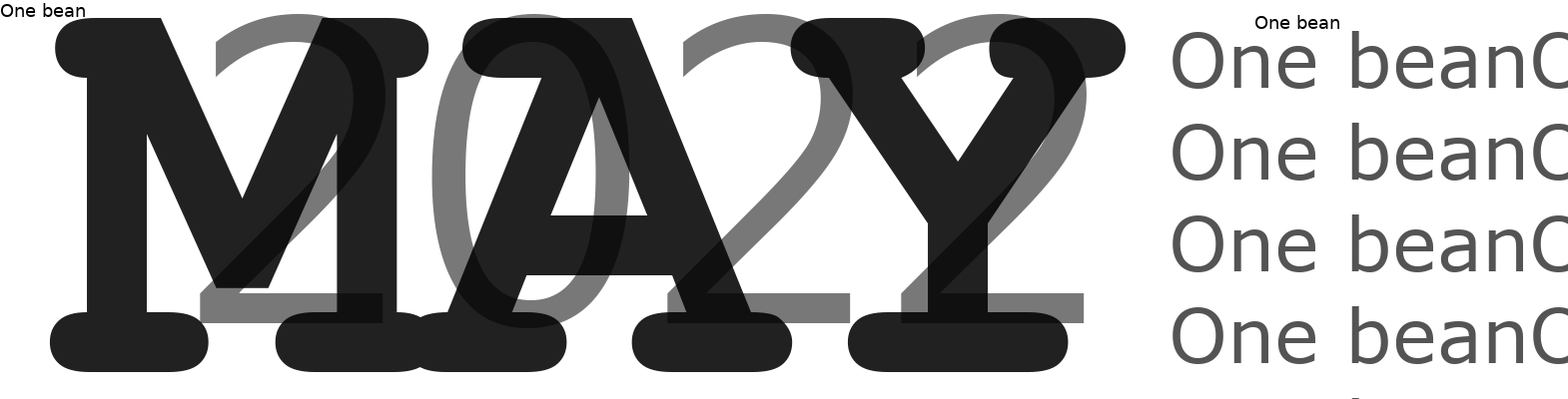
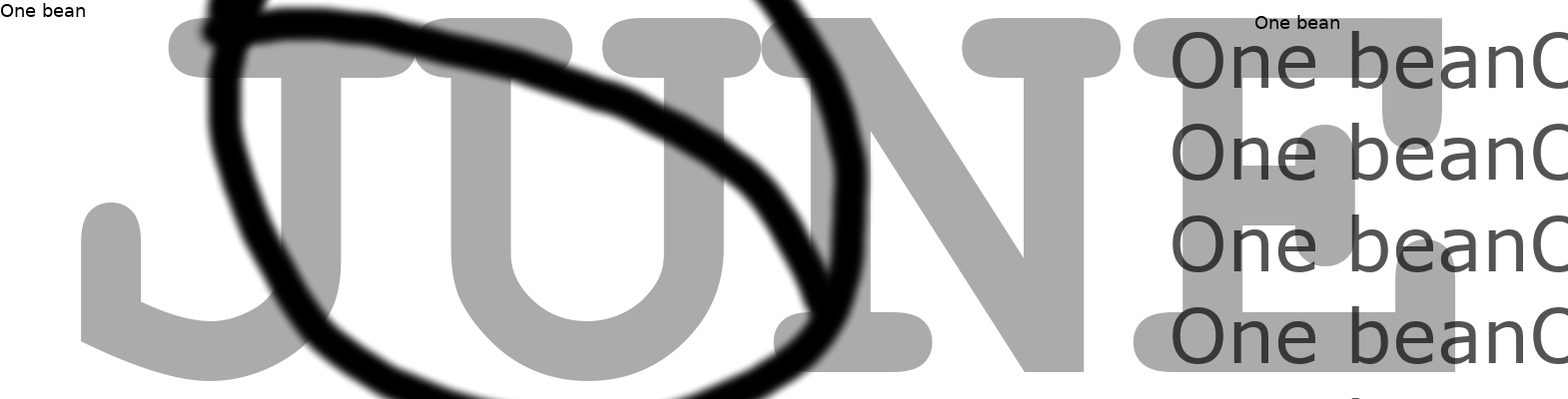
Comparing the layer stacks of the two w=1568, h=399 images. Changes:
renamed "MAY" to "JUNE", opacity 87% → 33%, painted on it over [48, 17, 1457, 382]
removed layer "2022" (was 53%) over [199, 13, 1087, 329]
painted on "圖層" over [189, 0, 875, 399]
